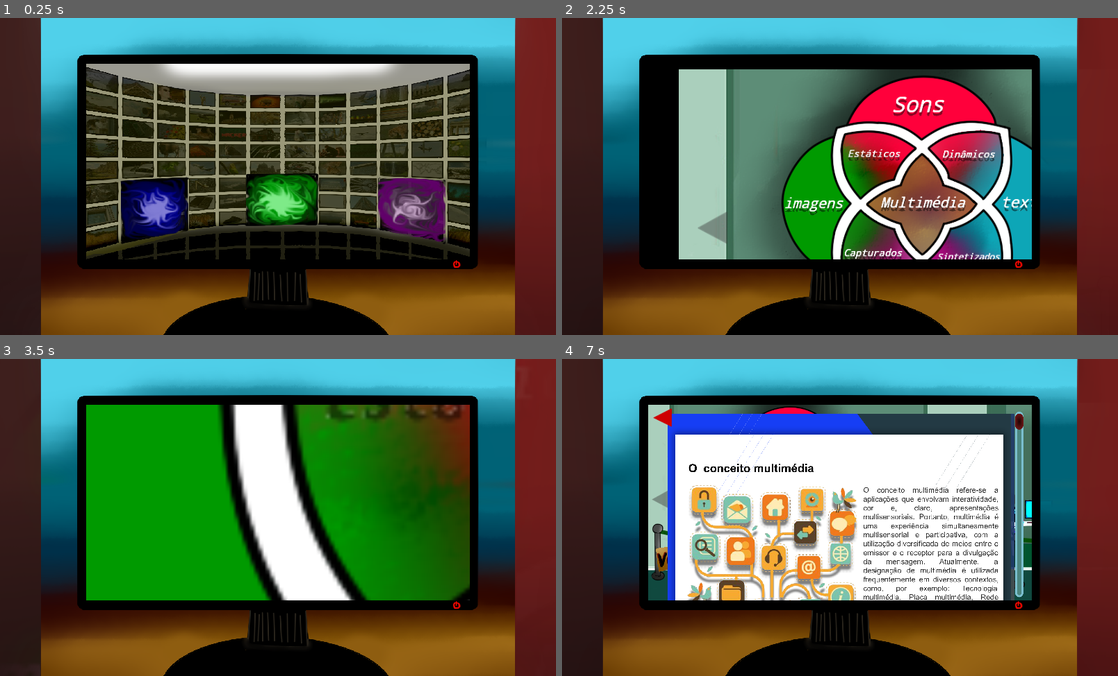
Above: before the commit, frames 1-4 (two rows, left to right).
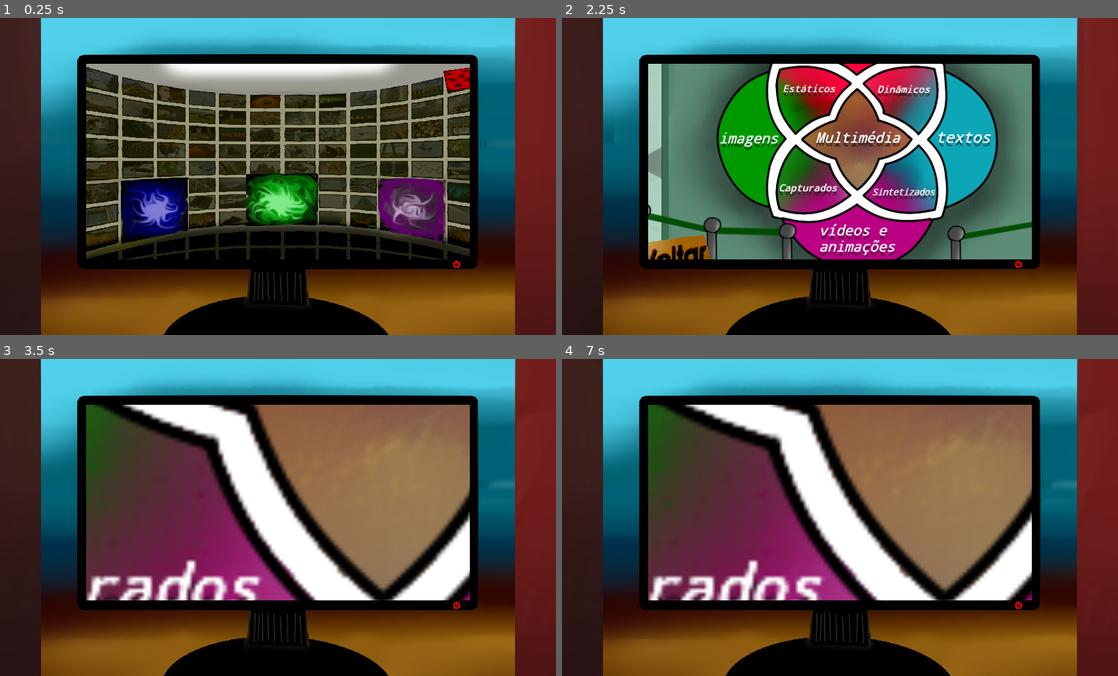
Above: after the commit, the same moments.

Repository: Anyuryl/Multintera-es
Game: Godot game, scene res://tscnss/menu.tscn
Same seed, same stepped clock (60 frames per second), same inputs: the game is played once before the commit and once after it.
Inputs (mouse positions are in pixels of both pictures, inside the frame that each line leads up to):
- Up to frame 1 (0.25 s): no input
- Up to frame 2 (2.25 s): click (717, 208) at 0.5 s; click (834, 205) at 1.25 s; click (789, 147) at 2 s
- Up to frame 3 (3.5 s): tap Enter at 2.75 s; move the mouse to (400, 501) at 2.77 s; hold Mouse wheel up (b, bound only after the commit) from 2.78 s (still down); tap Mouse wheel down (c, bound only after the commit) at 3.05 s
- Up to frame 4 (7 s): tap Space at 3.5, 5, 6.5 s; move the mouse to (728, 533) at 3.52 s; release Mouse wheel up (b, bound only after the commit) at 3.53 s; tap Mouse wheel down (c, bound only after the commit) at 3.6, 4.55, 5.1, 6.05, 6.6 s; tap Mouse wheel up (b, bound only after the commit) at 3.8, 5.3, 6.8 s; tap Enter at 4.25, 5.75 s; move the mouse to (895, 447) at 4.27 s; hold Mouse wheel up (b, bound only after the commit) 4.28-5.03 s; move the mouse to (812, 580) at 5.02 s; move the mouse to (1006, 565) at 5.77 s; hold Mouse wheel up (b, bound only after the commit) 5.78-6.53 s; move the mouse to (673, 469) at 6.52 s

The runs differ from the first frame. In frame 1, 0.3% of the frame differs, in the area x 79-85%, y 15-24%; in frame 2, 39%; in frame 3, 39%; in frame 4, 39%, in the area x 15-93%, y 14-77%.

Commit message:
Initial commit

Diff:
--- a/project.godot
+++ b/project.godot
@@ -34,6 +34,19 @@
 
 wind=false
 
+[input]
+
+b={
+"deadzone": 0.5,
+"events": [ Object(InputEventMouseButton,"resource_local_to_scene":false,"resource_name":"","device":0,"alt":false,"shift":false,"control":false,"meta":false,"command":false,"button_mask":0,"position":Vector2( 0, 0 ),"global_position":Vector2( 0, 0 ),"factor":1.0,"button_index":4,"pressed":false,"doubleclick":false,"script":null)
+ ]
+}
+c={
+"deadzone": 0.5,
+"events": [ Object(InputEventMouseButton,"resource_local_to_scene":false,"resource_name":"","device":0,"alt":false,"shift":false,"control":false,"meta":false,"command":false,"button_mask":0,"position":Vector2( 0, 0 ),"global_position":Vector2( 0, 0 ),"factor":1.0,"button_index":5,"pressed":false,"doubleclick":false,"script":null)
+ ]
+}
+
 [physics]
 
 common/enable_pause_aware_picking=true
--- a/scripts/Global.gd
+++ b/scripts/Global.gd
@@ -10,7 +10,7 @@
 func _ready():
 	for i in get_tree().get_nodes_in_group("PAG"):
 		i.emit_signal("set_pag",25618)
-	$web.visible=false
+	$UI/CanvasLayer/web.visible=false
 func trocar(nova):
 	get_tree().change_scene(nova)
 
--- a/scripts/menu.gd
+++ b/scripts/menu.gd
@@ -78,3 +78,24 @@
 
 func _on_interatividade_mouse_exited():
 	$Label.text =''
+
+
+
+
+
+func _on_in_pressed():
+	for i in get_tree().get_nodes_in_group("PAG"):
+		i.emit_signal("set_pag",-116)
+		i.visible = true
+		i.visi =true
+	for i in get_tree().get_nodes_in_group("cam"):
+		i.emit_signal("zoo",false,center)
+
+
+
+func _on_in_mouse_entered():
+	$Label.text ='Enciclopédia'
+
+
+func _on_in_mouse_exited():
+	$Label.text =''
--- a/scripts/museu dentro.gd
+++ b/scripts/museu dentro.gd
@@ -34,7 +34,7 @@
 	for j in get_tree().get_nodes_in_group("PAG"):
 		if j.visi == false:
 			for i in get_tree().get_nodes_in_group("cam"):
-				i.emit_signal("zoo",true,$Control/Node2D/Sprite/MUL.rect_global_position)
+				i.emit_signal("zoo",true,$Control/Node2D/Sprite/MUL.rect_global_position+Vector2(100,100))
 			$Control/Node2D/Sprite/MU.start()
 
 
@@ -53,7 +53,7 @@
 	for j in get_tree().get_nodes_in_group("PAG"):
 		if j.visi == false:
 			for i in get_tree().get_nodes_in_group("cam"):
-				i.emit_signal("zoo",true,$Control/Node2D/Sprite2/divul.rect_global_position)
+				i.emit_signal("zoo",true,$Control/Node2D/Sprite2/divul.rect_global_position+Vector2(100,100))
 			$Control/Node2D/Sprite2/MU2.start()
 
 
@@ -62,7 +62,7 @@
 	for j in get_tree().get_nodes_in_group("PAG"):
 		if j.visi == false:
 			for i in get_tree().get_nodes_in_group("cam"):
-				i.emit_signal("zoo",true,$Control/Node2D/Sprite3/tipo.rect_global_position)
+				i.emit_signal("zoo",true,$Control/Node2D/Sprite3/tipo.rect_global_position+Vector2(100,100))
 			$Control/Node2D/Sprite3/MU3.start()
 
 
--- a/scripts/web.gd
+++ b/scripts/web.gd
@@ -11,11 +11,14 @@
 	pass # Replace with function body.
 var visi = false
 func _physics_process(delta):
-	$Control/TileMap.position.y=-$Control/VScrollBar.value
+	$PanelContainer/TileMap.position.y=-$PanelContainer/VScrollBar.value
 # Called every frame. 'delta' is the elapsed time since the previous frame.
 #func _process(delta):
-#	pass
-
+func _input(event):
+	if Input.is_action_pressed("c"):
+		$PanelContainer/VScrollBar.value+=15
+	elif Input.is_action_pressed("b"):
+		$PanelContainer/VScrollBar.value-=15
 
 func _on_TextureButton_pressed():
 	print(1)
@@ -25,4 +28,4 @@
 
 func _on_web_set_pag(i):
 	print(i)
-	$Control/VScrollBar.value = i
+	$PanelContainer/VScrollBar.value = i
--- a/tscnss/Global.tscn
+++ b/tscnss/Global.tscn
@@ -23,24 +23,25 @@
 scale = Vector2( 1, 1 )
 transform = Transform2D( 1, 0, 0, 1, 90, 0 )
 
-[node name="Sprite" parent="UI/CanvasLayer" index="0"]
+[node name="web" parent="UI/CanvasLayer" index="0" instance=ExtResource( 5 )]
+position = Vector2( -96, 15 )
+z_index = 0
+
+[node name="Sprite" parent="UI/CanvasLayer" index="1"]
 position = Vector2( 610, 400 )
 scale = Vector2( 1.2, 1 )
 
-[node name="Fundo2" type="Sprite" parent="UI/CanvasLayer" index="1"]
+[node name="Fundo2" type="Sprite" parent="UI/CanvasLayer" index="2"]
 modulate = Color( 0.745098, 0.188235, 0.188235, 1 )
 position = Vector2( 1655, 512 )
 scale = Vector2( 1.103, 2.2925 )
 texture = ExtResource( 4 )
 
-[node name="Fundo3" type="Sprite" parent="UI/CanvasLayer" index="2"]
+[node name="Fundo3" type="Sprite" parent="UI/CanvasLayer" index="3"]
 modulate = Color( 0.403922, 0.196078, 0.196078, 1 )
 position = Vector2( -434, 476 )
 scale = Vector2( 1.103, 2.2925 )
 texture = ExtResource( 4 )
-
-[node name="web" parent="." instance=ExtResource( 5 )]
-position = Vector2( 0, 1 )
 
 [node name="Camera2D" parent="." instance=ExtResource( 3 )]
 position = Vector2( 700, 400 )
--- a/tscnss/intera.tscn
+++ /dev/null
@@ -1,46 +0,0 @@
-[gd_scene load_steps=5 format=2]
-
-[ext_resource path="res://fotos/intera.png" type="Texture" id=2]
-[ext_resource path="res://tscnss/TextureButton.tscn" type="PackedScene" id=3]
-[ext_resource path="res://scripts/intera.gd" type="Script" id=4]
-[ext_resource path="res://fotos/fundo.png" type="Texture" id=5]
-
-[node name="intera" type="Node2D"]
-script = ExtResource( 4 )
-
-[node name="Control" type="Control" parent="."]
-margin_right = 40.0
-margin_bottom = 40.0
-__meta__ = {
-"_edit_use_anchors_": false
-}
-
-[node name="Intera" type="Sprite" parent="Control"]
-position = Vector2( 500, 365.154 )
-scale = Vector2( 1.019, 1 )
-texture = ExtResource( 2 )
-
-[node name="TextureButton" parent="Control" instance=ExtResource( 3 )]
-margin_left = 92.0
-margin_top = 463.0
-margin_right = 220.0
-margin_bottom = 591.0
-
-[node name="t" type="TextureButton" parent="Control"]
-modulate = Color( 1, 1, 1, 0 )
-margin_left = 191.0
-margin_top = 153.0
-margin_right = 1191.0
-margin_bottom = 953.0
-rect_scale = Vector2( 0.603, 0.357 )
-texture_normal = ExtResource( 5 )
-__meta__ = {
-"_edit_use_anchors_": false
-}
-
-[node name="Timer" type="Timer" parent="Control"]
-one_shot = true
-
-[connection signal="pressed" from="Control/TextureButton" to="." method="_on_TextureButton_pressed"]
-[connection signal="pressed" from="Control/t" to="." method="_on_t_pressed"]
-[connection signal="timeout" from="Control/Timer" to="." method="_on_Timer_timeout"]
--- a/tscnss/menu.tscn
+++ b/tscnss/menu.tscn
@@ -1,9 +1,10 @@
-[gd_scene load_steps=6 format=2]
+[gd_scene load_steps=7 format=2]
 
 [ext_resource path="res://fotos/menu.png" type="Texture" id=1]
 [ext_resource path="res://fotos/svdqr2xv-900.jpg" type="Texture" id=2]
 [ext_resource path="res://scripts/menu.gd" type="Script" id=3]
 [ext_resource path="res://leaves_and_ground.ttf" type="DynamicFontData" id=4]
+[ext_resource path="res://icon.png" type="Texture" id=5]
 
 [sub_resource type="DynamicFont" id=1]
 size = 64
@@ -37,6 +38,7 @@
 margin_right = -5395.89
 margin_bottom = -334.55
 rect_scale = Vector2( 0.149, 0.171 )
+mouse_default_cursor_shape = 2
 texture_normal = ExtResource( 2 )
 __meta__ = {
 "_edit_use_anchors_": false
@@ -51,6 +53,7 @@
 margin_right = -5070.89
 margin_bottom = -258.55
 rect_scale = Vector2( 0.161, 0.147 )
+mouse_default_cursor_shape = 2
 texture_normal = ExtResource( 2 )
 __meta__ = {
 "_edit_use_anchors_": false
@@ -65,7 +68,26 @@
 margin_right = -4847.89
 margin_bottom = -323.55
 rect_scale = Vector2( 0.161, 0.147 )
+mouse_default_cursor_shape = 2
 texture_normal = ExtResource( 2 )
+__meta__ = {
+"_edit_use_anchors_": false
+}
+
+[node name="in" type="TextureButton" parent="Control"]
+modulate = Color( 1, 0, 0, 1 )
+anchor_right = 0.5
+anchor_bottom = 1.0
+margin_left = 776.556
+margin_top = 273.919
+margin_right = 788.056
+margin_bottom = 271.919
+rect_rotation = -8.9
+rect_scale = Vector2( 2.687, 1.624 )
+focus_mode = 1
+mouse_default_cursor_shape = 2
+enabled_focus_mode = 1
+texture_normal = ExtResource( 5 )
 __meta__ = {
 "_edit_use_anchors_": false
 }
@@ -100,6 +122,9 @@
 [connection signal="mouse_entered" from="Control/interatividade" to="." method="_on_interatividade_mouse_entered"]
 [connection signal="mouse_exited" from="Control/interatividade" to="." method="_on_interatividade_mouse_exited"]
 [connection signal="pressed" from="Control/interatividade" to="." method="_on_interatividade_pressed"]
+[connection signal="mouse_entered" from="Control/in" to="." method="_on_in_mouse_entered"]
+[connection signal="mouse_exited" from="Control/in" to="." method="_on_in_mouse_exited"]
+[connection signal="pressed" from="Control/in" to="." method="_on_in_pressed"]
 [connection signal="timeout" from="multi" to="." method="_on_multi_timeout"]
 [connection signal="timeout" from="vr" to="." method="_on_vr_timeout"]
 [connection signal="timeout" from="int" to="." method="_on_int_timeout"]
--- a/tscnss/museu dentro.tscn
+++ b/tscnss/museu dentro.tscn
@@ -42,6 +42,7 @@
 margin_right = 1084.0
 margin_bottom = 1196.0
 rect_scale = Vector2( 0.256, 0.191 )
+mouse_default_cursor_shape = 2
 texture_normal = ExtResource( 8 )
 __meta__ = {
 "_edit_use_anchors_": false
@@ -61,6 +62,7 @@
 margin_right = 1001.0
 margin_bottom = 1113.0
 rect_scale = Vector2( 0.43, 0.253 )
+mouse_default_cursor_shape = 2
 texture_normal = ExtResource( 8 )
 __meta__ = {
 "_edit_use_anchors_": false
@@ -80,6 +82,7 @@
 margin_right = 995.0
 margin_bottom = 1115.0
 rect_scale = Vector2( 0.436, 0.249 )
+mouse_default_cursor_shape = 2
 texture_normal = ExtResource( 8 )
 __meta__ = {
 "_edit_use_anchors_": false
@@ -99,6 +102,7 @@
 margin_right = 999.0
 margin_bottom = 1113.0
 rect_scale = Vector2( 0.434, 0.254 )
+mouse_default_cursor_shape = 2
 texture_normal = ExtResource( 8 )
 __meta__ = {
 "_edit_use_anchors_": false
@@ -114,6 +118,7 @@
 margin_top = 212.0
 margin_right = 1077.0
 margin_bottom = 276.0
+mouse_default_cursor_shape = 2
 texture_normal = ExtResource( 7 )
 __meta__ = {
 "_edit_use_anchors_": false
@@ -127,6 +132,7 @@
 margin_right = 245.0
 margin_bottom = 276.0
 rect_scale = Vector2( -1, 1 )
+mouse_default_cursor_shape = 2
 texture_normal = ExtResource( 7 )
 __meta__ = {
 "_edit_use_anchors_": false
@@ -137,6 +143,7 @@
 margin_top = 352.0
 margin_right = 264.0
 margin_bottom = 480.0
+mouse_default_cursor_shape = 2
 
 [connection signal="pressed" from="Control/Node2D/Sprite/MUL" to="." method="_on_MUL_pressed"]
 [connection signal="timeout" from="Control/Node2D/Sprite/MU" to="." method="_on_MU_timeout"]
--- a/tscnss/museu.tscn
+++ b/tscnss/museu.tscn
@@ -29,6 +29,7 @@
 margin_right = 1134.15
 margin_bottom = 773.0
 rect_scale = Vector2( 0.184, 0.361 )
+mouse_default_cursor_shape = 2
 texture_normal = ExtResource( 4 )
 __meta__ = {
 "_edit_use_anchors_": false
@@ -39,6 +40,7 @@
 margin_top = 492.0
 margin_right = 432.151
 margin_bottom = 620.0
+mouse_default_cursor_shape = 2
 
 [connection signal="mouse_entered" from="Control/multi" to="." method="_on_multi_mouse_entered"]
 [connection signal="mouse_exited" from="Control/multi" to="." method="_on_multi_mouse_exited"]
--- a/tscnss/vr.tscn
+++ b/tscnss/vr.tscn
@@ -6,6 +6,9 @@
 [ext_resource path="res://leaves_and_ground.ttf" type="DynamicFontData" id=4]
 [ext_resource path="res://fotos/fundo.png" type="Texture" id=5]
 [ext_resource path="res://fotos/placa.png" type="Texture" id=6]
+
+[sub_resource type="CanvasItemMaterial" id=2]
+light_mode = 1
 
 [sub_resource type="DynamicFont" id=1]
 size = 128
@@ -30,6 +33,7 @@
 margin_right = 1020.4
 margin_bottom = 764.648
 rect_scale = Vector2( 0.123, 0.369 )
+mouse_default_cursor_shape = 2
 texture_normal = ExtResource( 2 )
 __meta__ = {
 "_edit_use_anchors_": false
@@ -52,6 +56,7 @@
 margin_right = 852.0
 margin_bottom = 526.0
 rect_scale = Vector2( 0.264, 0.755 )
+mouse_default_cursor_shape = 2
 texture_normal = ExtResource( 5 )
 __meta__ = {
 "_edit_use_anchors_": false
@@ -61,17 +66,19 @@
 one_shot = true
 
 [node name="Sprite2" type="Sprite" parent="Control"]
-position = Vector2( 624, 358 )
+material = SubResource( 2 )
+position = Vector2( 622, 322 )
 scale = Vector2( 0.5, 0.5 )
 texture = ExtResource( 1 )
 
 [node name="pc" type="TextureButton" parent="Control/Sprite2"]
 modulate = Color( 1, 1, 1, 0 )
-margin_left = -260.0
-margin_top = -266.0
-margin_right = 740.0
-margin_bottom = 534.0
+margin_left = -286.0
+margin_top = -278.0
+margin_right = 714.0
+margin_bottom = 522.0
 rect_scale = Vector2( 0.458, 0.719 )
+mouse_default_cursor_shape = 2
 texture_normal = ExtResource( 5 )
 __meta__ = {
 "_edit_use_anchors_": false
@@ -85,6 +92,7 @@
 margin_top = 349.0
 margin_right = 139.0
 margin_bottom = 477.0
+mouse_default_cursor_shape = 2
 texture_normal = ExtResource( 6 )
 __meta__ = {
 "_edit_use_anchors_": false
--- a/tscnss/web.tscn
+++ b/tscnss/web.tscn
@@ -33,6 +33,7 @@
 [ext_resource path="res://paginas/27.png" type="Texture" id=31]
 [ext_resource path="res://paginas/31.png" type="Texture" id=32]
 [ext_resource path="res://paginas/25.png" type="Texture" id=33]
+[ext_resource path="res://fotos/cartoon-water-splash-with-drops-fx-animation-frames-sprite-sheet_53562-3527.webp" type="Texture" id=34]
 
 [sub_resource type="StyleBoxFlat" id=4]
 bg_color = Color( 0.839216, 0.333333, 0.333333, 1 )
@@ -520,24 +521,74 @@
 30/shapes = [  ]
 30/z_index = 0
 
+[sub_resource type="AtlasTexture" id=6]
+flags = 4
+atlas = ExtResource( 34 )
+region = Rect2( 0, 0, 156, 156 )
+
+[sub_resource type="AtlasTexture" id=7]
+flags = 4
+atlas = ExtResource( 34 )
+region = Rect2( 156, 0, 156, 156 )
+
+[sub_resource type="AtlasTexture" id=8]
+flags = 4
+atlas = ExtResource( 34 )
+region = Rect2( 312, 0, 156, 156 )
+
+[sub_resource type="AtlasTexture" id=9]
+flags = 4
+atlas = ExtResource( 34 )
+region = Rect2( 468, 0, 156, 156 )
+
+[sub_resource type="AtlasTexture" id=10]
+flags = 4
+atlas = ExtResource( 34 )
+region = Rect2( 0, 156, 156, 156 )
+
+[sub_resource type="AtlasTexture" id=11]
+flags = 4
+atlas = ExtResource( 34 )
+region = Rect2( 156, 156, 156, 156 )
+
+[sub_resource type="AtlasTexture" id=12]
+flags = 4
+atlas = ExtResource( 34 )
+region = Rect2( 312, 156, 156, 156 )
+
+[sub_resource type="AtlasTexture" id=13]
+flags = 4
+atlas = ExtResource( 34 )
+region = Rect2( 468, 156, 156, 156 )
+
+[sub_resource type="SpriteFrames" id=14]
+animations = [ {
+"frames": [ SubResource( 6 ), SubResource( 7 ), SubResource( 8 ), SubResource( 9 ), SubResource( 10 ), SubResource( 11 ), SubResource( 12 ), SubResource( 13 ) ],
+"loop": true,
+"name": "default",
+"speed": 5.0
+} ]
+
 [node name="web" type="Node2D" groups=["PAG"]]
 z_index = 1
+z_as_relative = false
 script = ExtResource( 1 )
 
-[node name="Control" type="Control" parent="."]
-margin_left = 189.0
-margin_top = 22.0
-margin_right = 1224.0
-margin_bottom = 815.0
+[node name="PanelContainer" type="Panel" parent="."]
+margin_left = 206.0
+margin_top = 81.0
+margin_right = 1201.0
+margin_bottom = 821.0
 __meta__ = {
 "_edit_use_anchors_": false
 }
 
-[node name="VScrollBar" type="VScrollBar" parent="Control"]
-margin_left = 952.0
-margin_top = 110.0
-margin_right = 972.0
-margin_bottom = 578.0
+[node name="VScrollBar" type="VScrollBar" parent="PanelContainer"]
+margin_left = 954.0
+margin_top = 49.0
+margin_right = 964.0
+margin_bottom = 510.0
+mouse_default_cursor_shape = 2
 custom_styles/grabber_highlight = SubResource( 4 )
 custom_styles/grabber = SubResource( 3 )
 custom_styles/scroll = SubResource( 2 )
@@ -550,27 +601,33 @@
 "_edit_use_anchors_": false
 }
 
-[node name="TileMap" type="TileMap" parent="Control"]
-position = Vector2( 75, 0 )
+[node name="TextureButton" type="TextureButton" parent="PanelContainer"]
+modulate = Color( 0.807843, 0, 0, 1 )
+margin_left = 67.0
+margin_top = 35.0
+margin_right = 137.0
+margin_bottom = 104.0
+rect_scale = Vector2( -1, 1 )
+mouse_default_cursor_shape = 2
+texture_normal = ExtResource( 12 )
+__meta__ = {
+"_edit_use_anchors_": false
+}
+
+[node name="TileMap" type="TileMap" parent="PanelContainer"]
+position = Vector2( 67.527, 38 )
 scale = Vector2( 0.52, 0.52 )
 tile_set = SubResource( 1 )
 cell_size = Vector2( 1667, 2500 )
 format = 1
 tile_data = PoolIntArray( 0, 0, 0, 65536, 1, 0, 131072, 2, 0, 196608, 3, 0, 262144, 4, 0, 327680, 5, 0, 393216, 6, 0, 4 …(371 unchanged characters)…
 
-[node name="TextureButton" type="TextureButton" parent="Control"]
-modulate = Color( 0.807843, 0, 0, 1 )
-anchor_right = 1.0
-anchor_bottom = 1.0
-margin_left = 92.0
-margin_top = 95.0
-margin_right = -879.0
-margin_bottom = -634.0
-rect_scale = Vector2( -1.017, 0.933 )
-texture_normal = ExtResource( 12 )
-__meta__ = {
-"_edit_use_anchors_": false
-}
+[node name="AnimatedSprite" type="AnimatedSprite" parent="PanelContainer/TileMap"]
+position = Vector2( 844.66, 8173.08 )
+scale = Vector2( 4.7892, 3.22979 )
+frames = SubResource( 14 )
+frame = 6
+playing = true
 
 [connection signal="set_pag" from="." to="." method="_on_web_set_pag"]
-[connection signal="pressed" from="Control/TextureButton" to="." method="_on_TextureButton_pressed"]
+[connection signal="pressed" from="PanelContainer/TextureButton" to="." method="_on_TextureButton_pressed"]
Binary file added: fotos/Pivot_Wave.gif
Binary file added: fotos/cartoon-water-splash-with-drops-fx-animation-frames-sprite-sheet_53562-3527.webp
Not shown, added: fotos/cartoon-water-splash-with-drops-fx-animation-frames-sprite-sheet_53562-3527.webp.import
Binary file changed: fotos/mesa.png
Binary file changed: paginas/28.png
Binary file changed: paginas/29.png
Binary file changed: paginas/30.png
Binary file changed: paginas/31.png
Binary file changed: paginas/5.png
Not shown: 1 places in tscnss/vr.tscn that only renumber resources
Not shown: 1 places in tscnss/web.tscn that only renumber resources
Not shown, changed: fotos/mesinha.sai2
